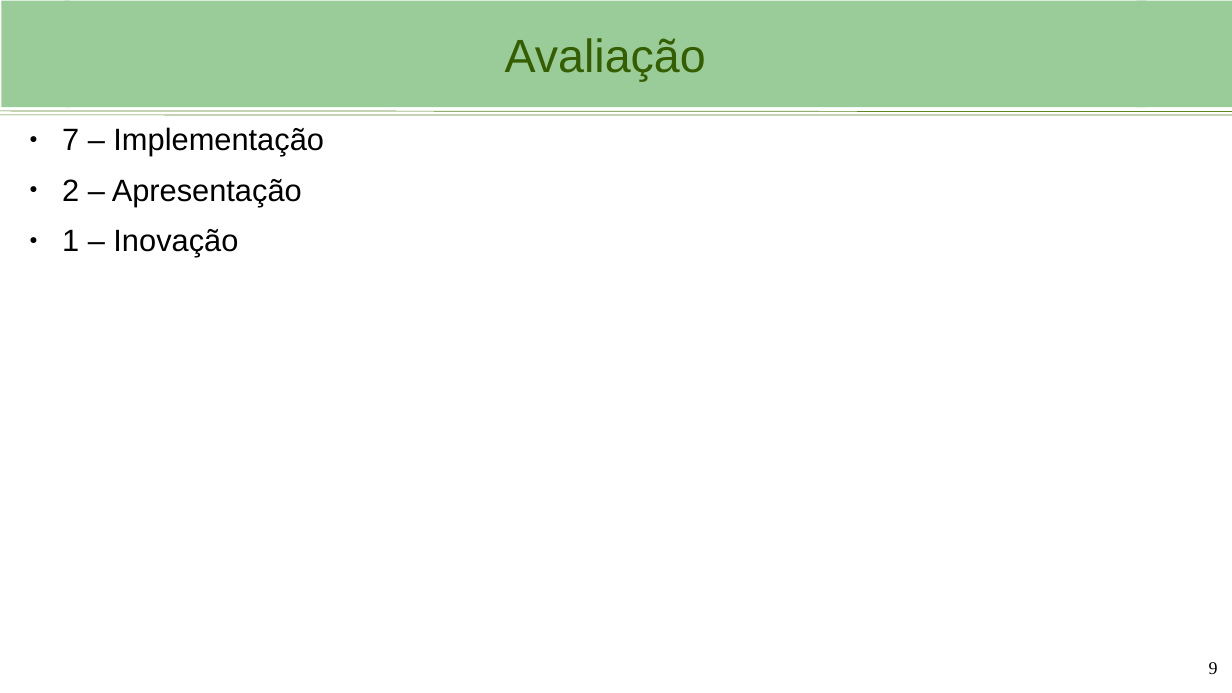
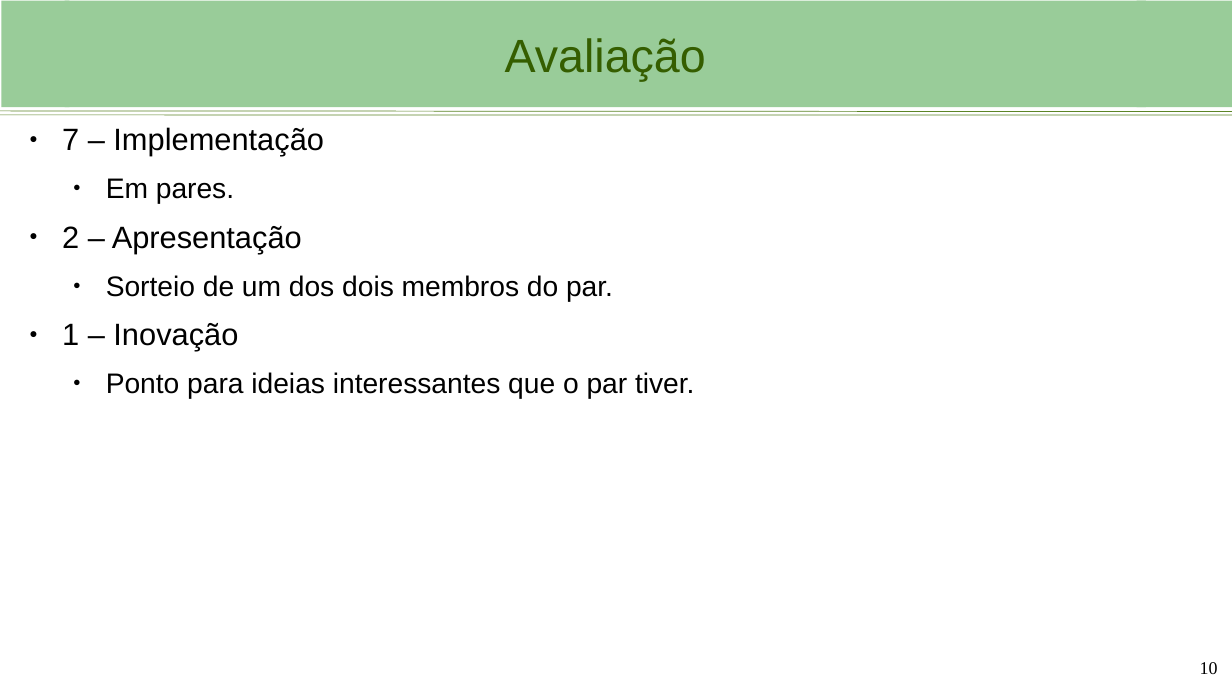
Before and after one commit to viniciusbrito1/progcart, a slide deck: slide 10 of aulas/Aula_1_Ambiente_de_desenvolvimento.odp (slide 9 before the commit). Drawn at 1232x693 pixels with LibreOffice and Linux fonts; fonts in the diff are those of the drawing; background and template pictures are left out. Boxes give left, top, right and bottom in pixels: in the first picture for what was removed or moved away, otherwise in the second. Text is boxed around its words. In the diff, an @@ line names an element or a change of style, - is before the commit and + after.

```diff
--- a/aulas/Aula_1_Ambiente_de_desenvolvimento.odp
+++ b/aulas/Aula_1_Ambiente_de_desenvolvimento.odp
@@ text at (106,178,234,204): paragraph added @@
+  ● Em pares.
@@ text at (106,275,613,302): paragraph added @@
+  ● Sorteio de um dos dois membros do par.
@@ text at (106,372,695,399): paragraph added @@
+  ● Ponto para ideias interessantes que o par tiver.
@@ page number at (1200,662,1218,674): text changed @@
-9
+10
```
Also in this commit, not shown: 4 other slides changed, 1 slide added, 1 other file.
